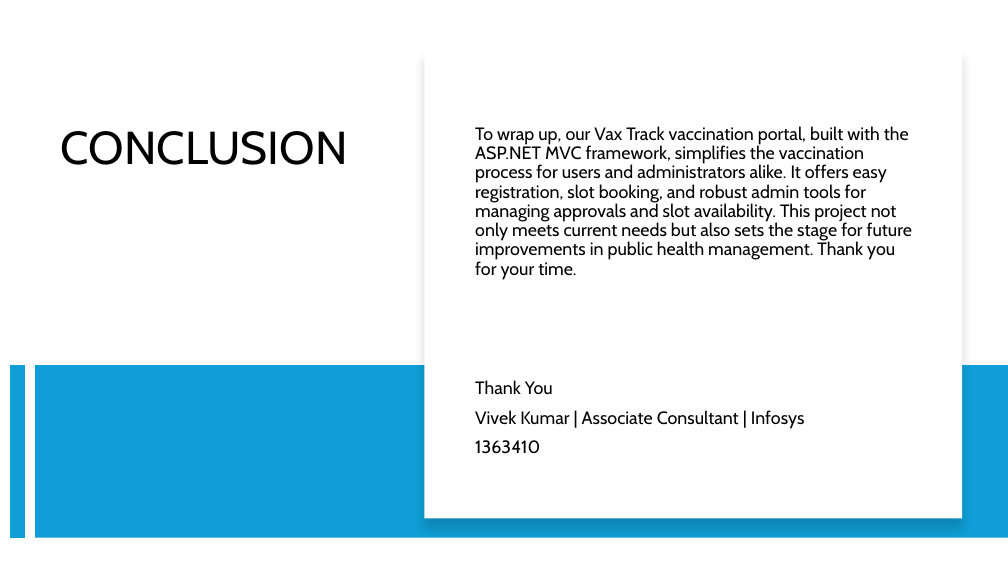
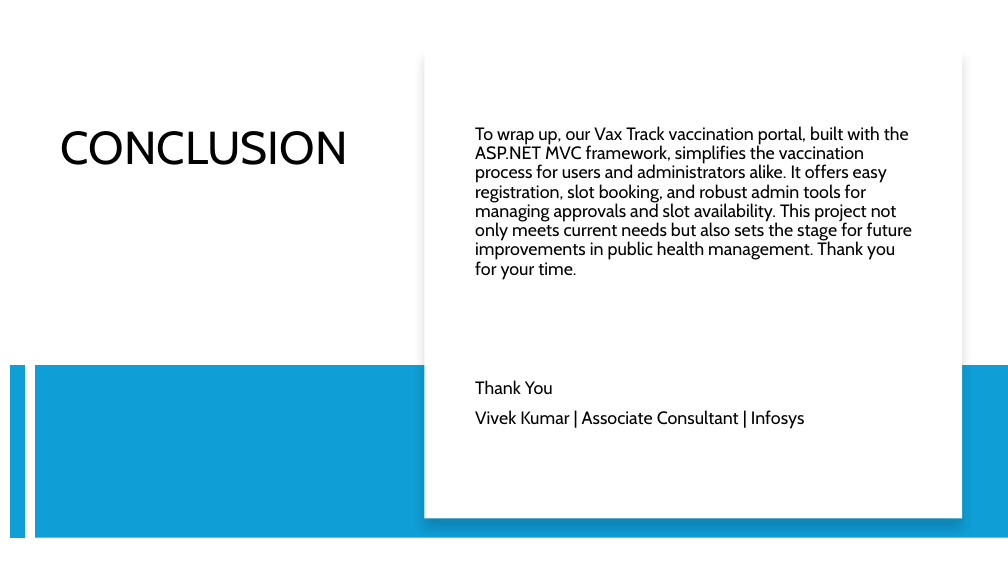
Before and after one commit to lookinfome/VaxTrack_v1.0.0, a slide deck: slide 21 of Vax Track V1 - Beta.pptx. Drawn at 1008x567 pixels with LibreOffice and Linux fonts; fonts in the diff are those of the drawing. Boxes give left, top, right and bottom in pixels: in the first picture for what was removed or moved away, otherwise in the second. Text is boxed around its words. In the diff, an @@ line names an element or a change of style, - is before the commit and + after.

Commit message:
v1 Beta - PPT - Updated

```diff
--- a/Vax Track V1 - Beta.pptx
+++ b/Vax Track V1 - Beta.pptx
@@ text at (x1=475, y1=440, x2=540, y2=454): paragraph removed @@
-1363410
```
